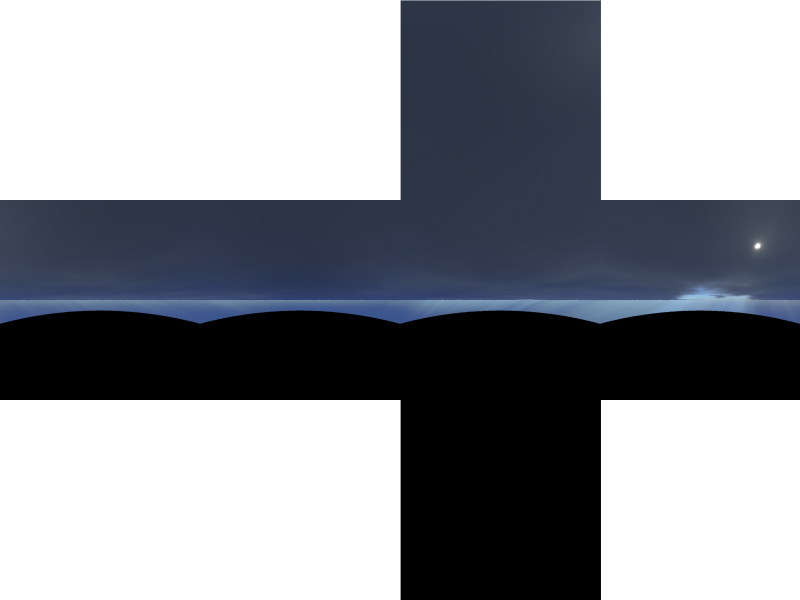
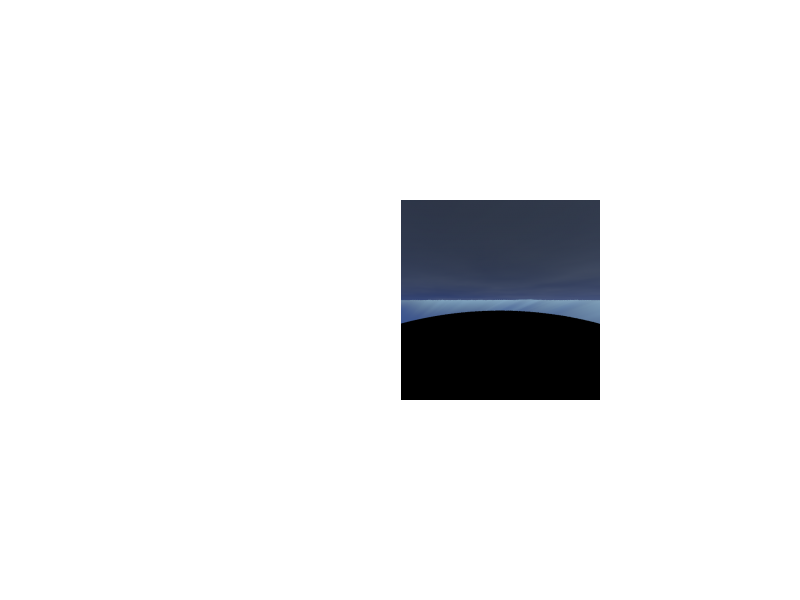
Two versions of the same layered image (800x600). Layer-by-layer changes:
hid "Back" over [0, 200, 201, 400]
hid "Left" over [200, 0, 401, 600]
hid "Right", moved it above "Front" over [600, 0, 800, 600]
hid "Top" over [400, 0, 601, 200]
hid "Bottom" over [400, 400, 601, 600]
